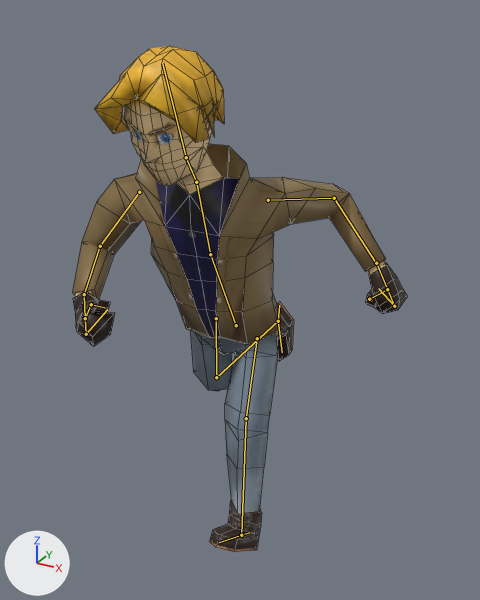
Before and after pictures for a commit that changed the Blender file res/models/gy/gy.blend.
One viewpoint serves both versions: a camera (50 mm lens) standing at (3.13, -5.51, 5.62) and looking at (0.04, 0.12, 2.8). Lighting does not change. The marker at lower left points along +X, +Y and +Z. Both versions are drawn at frame 0 of the action 'run'; the numbers are the values there. The bones that bend it are drawn over the model as lines. Mesh edges are drawn as thin lines.
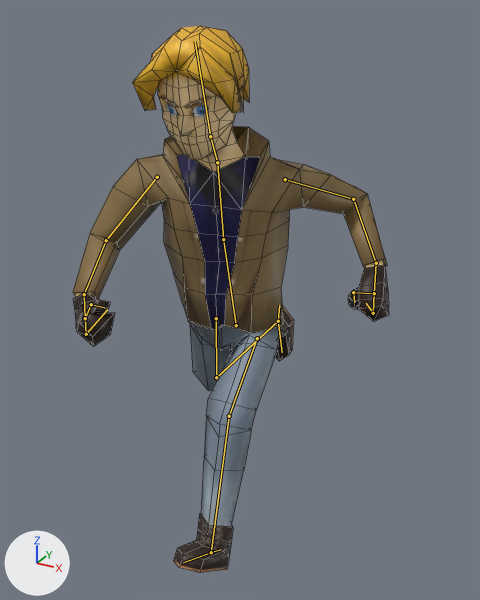
What differs and where, as boxes [x1, y1, x2, y2] in the pictures (480 x 600 px):
'Plane', posed (8% taller)
    before: [72, 46, 407, 552]
    after: [73, 26, 389, 573]
bone 'stomach', root to tip
    before: (236, 325) to (210, 254)
    after: (236, 325) to (223, 239)
bone 'chest', root to tip
    before: (210, 254) to (196, 182)
    after: (223, 239) to (217, 162)

The change in detail:
Bone 'stomach' (bone_stomach) turns from (26, -5, 0) to (11, -5, 1) degrees about its own x, y and z.
Bone 'chest' (bone_chest) turns from (-1, 18, -9) to (9, 27, -7) degrees about its own x, y and z.
Bone 'foot_ik.l' (bone_foot_ik_l) moves from (0.0, -0.49, 0.03) to (0.0, -1.16, 0.33).
Bone 'hand_ik.l' (bone_hand_ik_l) turns from (20, 38, -3) to (-26, 33, -48) degrees about its own x, y and z.
